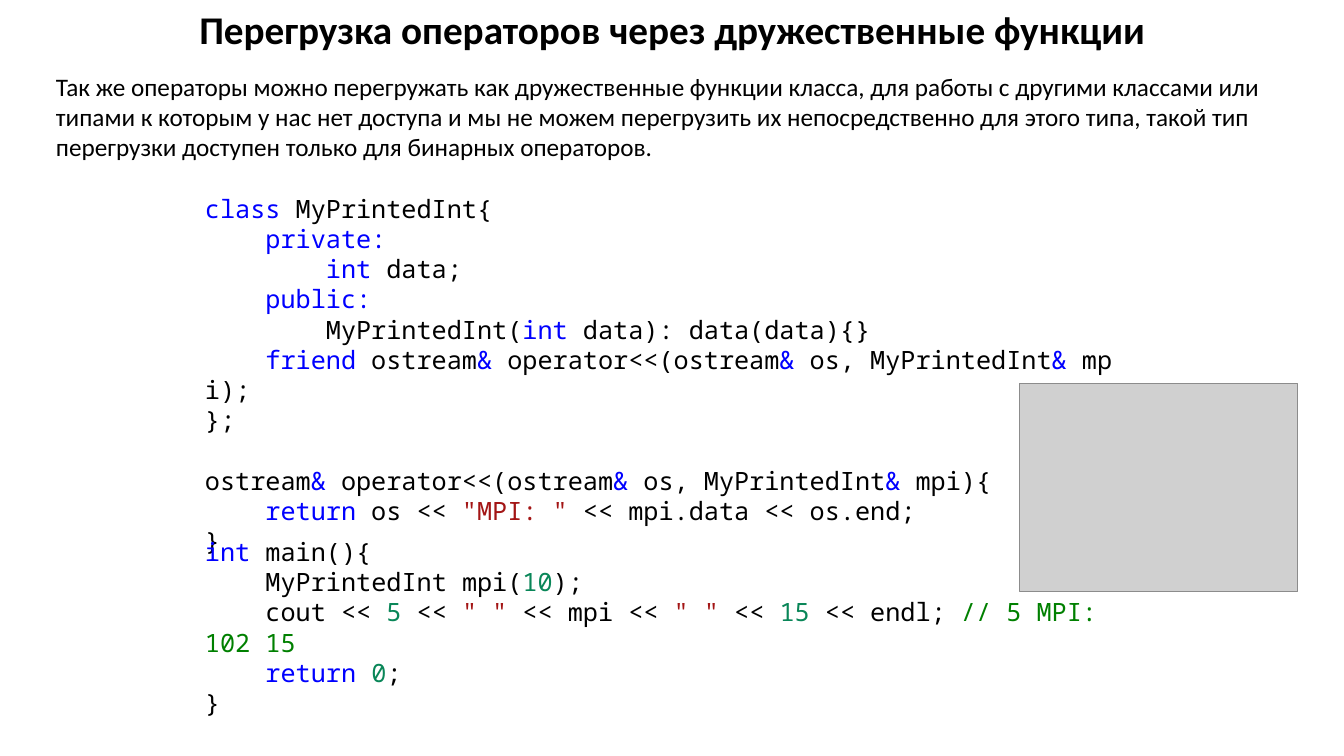
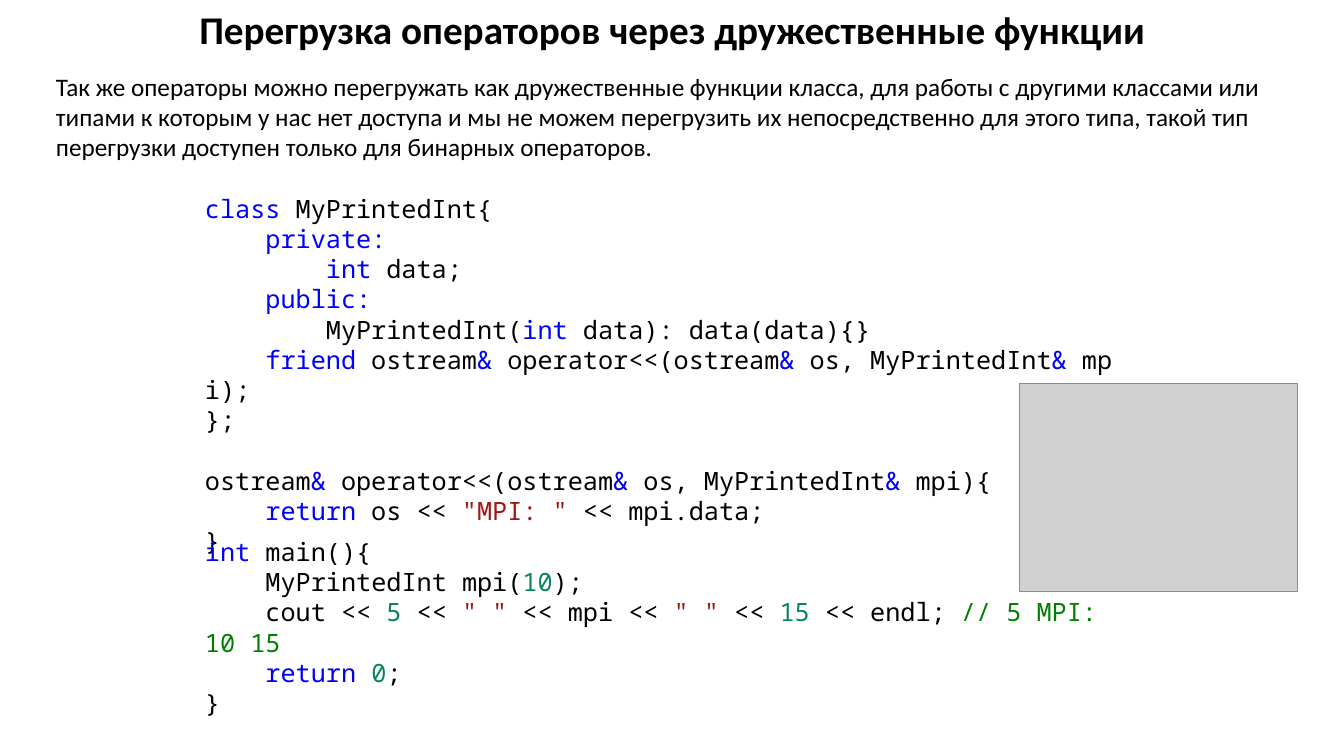
Before and after one commit to MUCTR-IKT-CPP/cpp_course, a slide deck: slide 19 of Lections/5/Классы, инкапсуляция, наследование полиморфизм.pptx. Drawn at 1344x756 pixels with LibreOffice and Linux fonts; fonts in the diff are those of the drawing; grey boxes stand for pictures. Boxes give left, top, right and bottom in pixels: in the first picture for what was removed or moved away, otherwise in the second. Text is boxed around its words. In the diff, an @@ line names an element or a change of style, - is before the commit and + after.

```diff
--- a/Lections/5/Классы, инкапсуляция, наследование полиморфизм.pptx
+++ b/Lections/5/Классы, инкапсуляция, наследование полиморфизм.pptx
@@ text at box(265, 501, 764, 526): text changed @@
-return os << "MPI: " << mpi.data << os.end;
+return os << "MPI: " << mpi.data;
@@ text at box(205, 602, 1097, 653): text changed @@
-cout << 5 << " " << mpi << " " << 15 << endl; // 5 MPI: 102 15
+cout << 5 << " " << mpi << " " << 15 << endl; // 5 MPI: 10 15
```
Also in this commit, not shown: 6 other slides changed, 2 other files.
